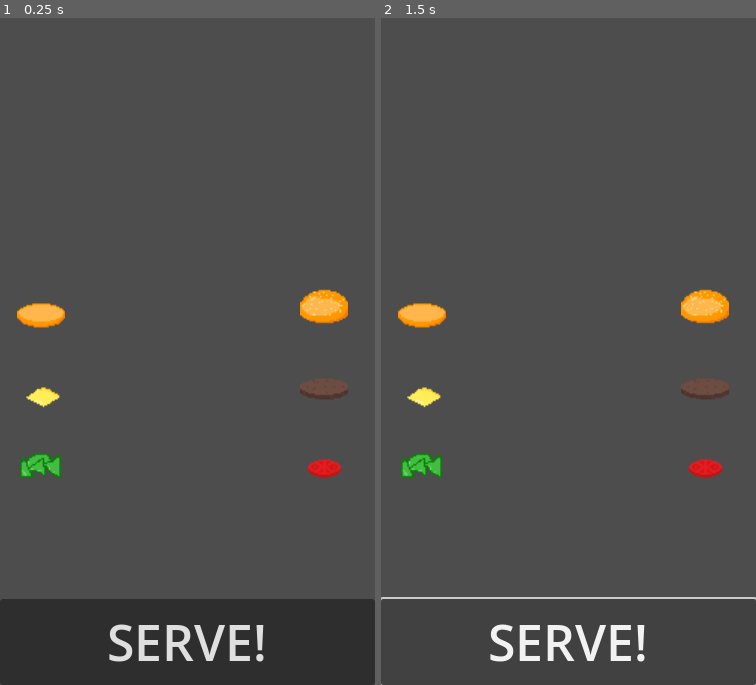
Above: before the commit, frames 1-2 (left to right).
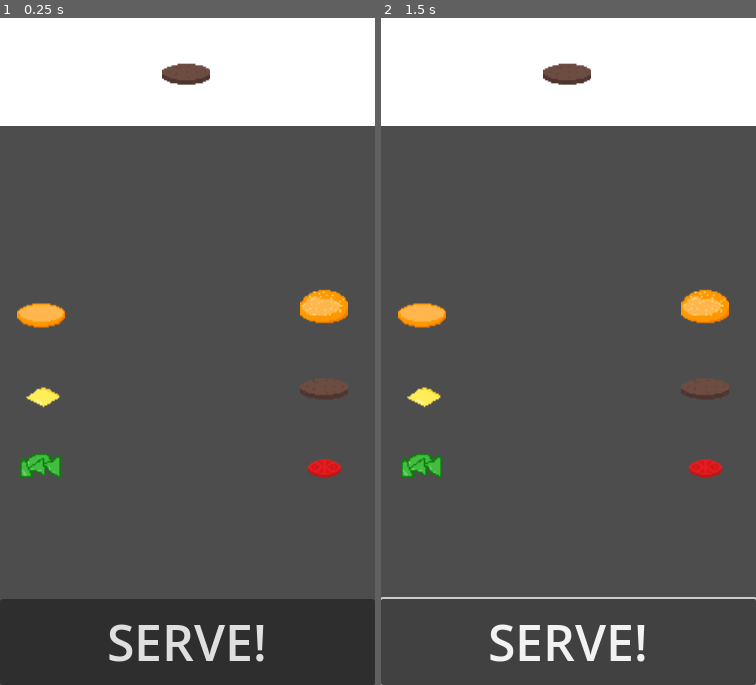
Above: after the commit, the same moments.

Repository: noahmacaulay/Burger
Game: Godot game, scene res://burgerparts.tscn
The game is run twice, just before and just after one commit, with the same random seed, the same clock (stepped at 60 frames per second) and the same inputs. This scene is started directly instead of the project's main scene.
Inputs:
- Up to frame 1 (0.25 s): no input
- Up to frame 2 (1.5 s): click "SERVE!" at 0.5 s; click "SERVE!" at 1.25 s

The runs differ from the first frame. In frame 1, 16% of the frame differs, in the area x 0-100%, y 0-17%; in frame 2, 16%.

Commit message:
Add request view

Diff:
--- a/burgerparts.tscn
+++ b/burgerparts.tscn
@@ -7,6 +7,8 @@
 [ext_resource type="Texture2D" uid="uid://2e3w0hkfsg3e" path="res://assets/beef.png" id="5_uw2la"]
 [ext_resource type="Texture2D" uid="uid://b4v3ou2vmcg1a" path="res://assets/tomato.png" id="6_k1cjq"]
 
+[sub_resource type="Theme" id="Theme_obrph"]
+
 [node name="burgerparts" type="Control"]
 layout_mode = 3
 anchors_preset = 15
@@ -14,6 +16,7 @@
 anchor_bottom = 1.0
 grow_horizontal = 2
 grow_vertical = 2
+theme = SubResource("Theme_obrph")
 
 [node name="Button" type="Button" parent="."]
 layout_mode = 1
@@ -86,3 +89,27 @@
 layout_mode = 2
 texture = ExtResource("6_k1cjq")
 stretch_mode = 5
+
+[node name="ColorRect" type="ColorRect" parent="."]
+layout_mode = 1
+anchors_preset = 10
+anchor_right = 1.0
+offset_bottom = 108.0
+grow_horizontal = 2
+
+[node name="RequestView" type="HBoxContainer" parent="ColorRect"]
+layout_mode = 1
+anchors_preset = 5
+anchor_left = 0.5
+anchor_right = 0.5
+offset_left = -185.5
+offset_right = 61.5
+offset_bottom = 71.0
+grow_horizontal = 2
+scale = Vector2(1.5, 1.5)
+alignment = 1
+
+[node name="RequestIngredient" type="TextureRect" parent="ColorRect/RequestView"]
+layout_mode = 2
+texture = ExtResource("5_uw2la")
+stretch_mode = 5
Not shown: 1 places in burgerparts.tscn that only renumber resources
